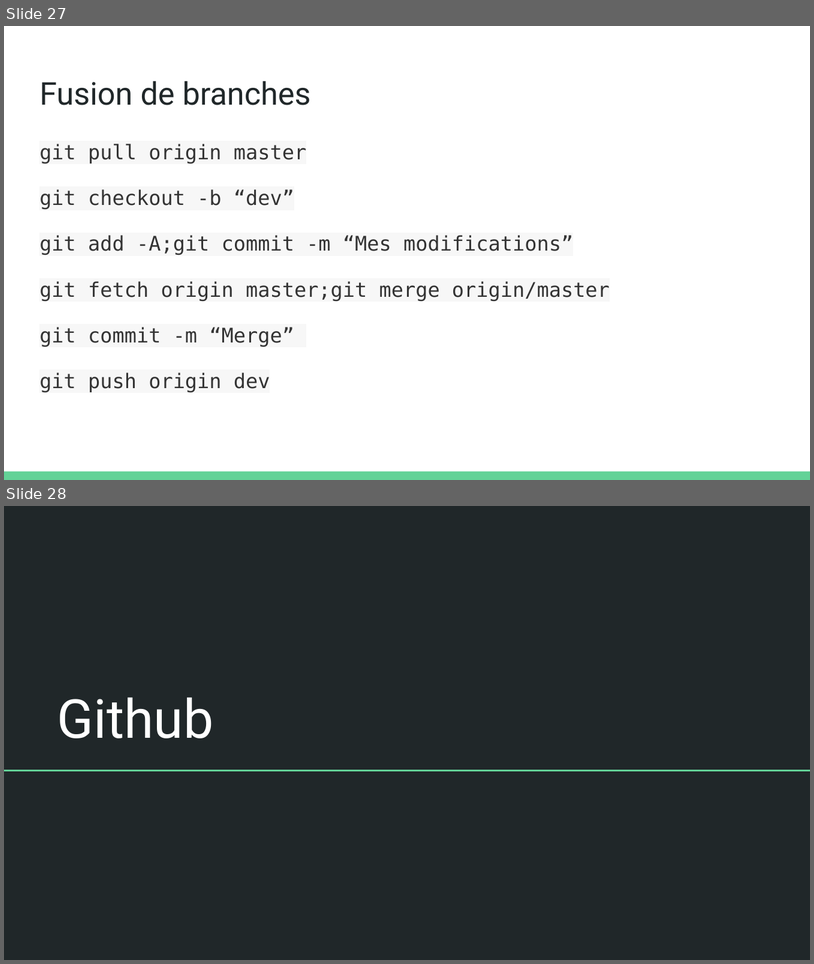
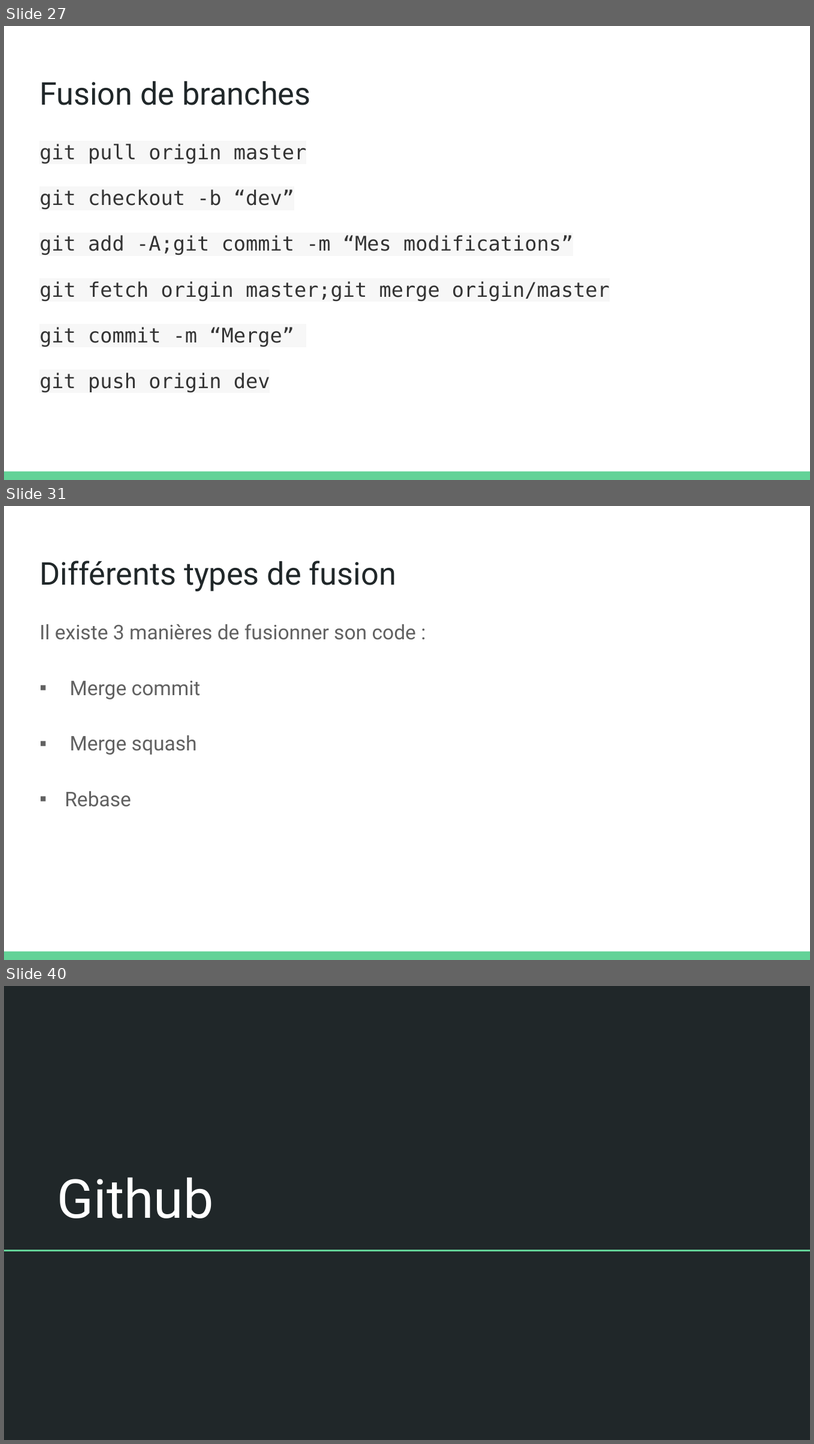
Before and after one commit to olivier-pitton/dant, a slide deck: git/Cours Git.pptx. Shown one above the other, each under a label of ours: slides 27 and 28 before the commit, slides 27, 31 and 40 after it; the slides between them are not shown. The pictures are 814x964 and 814x1444 pixels, drawn with LibreOffice and Linux fonts; fonts in the diff are those of the drawing. Boxes give left, top, right and bottom in pixels: in the first picture for what was removed or moved away, otherwise in the second. Text is boxed around its words. In the diff, an @@ line names an element or a change of style, - is before the commit and + after.

```diff
--- a/git/Cours Git.pptx
+++ b/git/Cours Git.pptx
@@ slide 31 added at (4,506,810,960), background #FFFFFF; not listed: 1 template element that a slide beside it also shows @@
@@ title added at (39,561,396,591), 28 pt, text #202729 @@
+Différents types de fusion
@@ text added at (39,624,416,807), 18 pt, text #616161 @@
+Il existe 3 manières de fusionner son code :
+▪ Merge commit
+▪ Merge squash
+▪ Rebase
@@ what was slide 28 is now slide 40 @@
```
Also in this commit, not shown: 11 other slides added, 2 other files.
